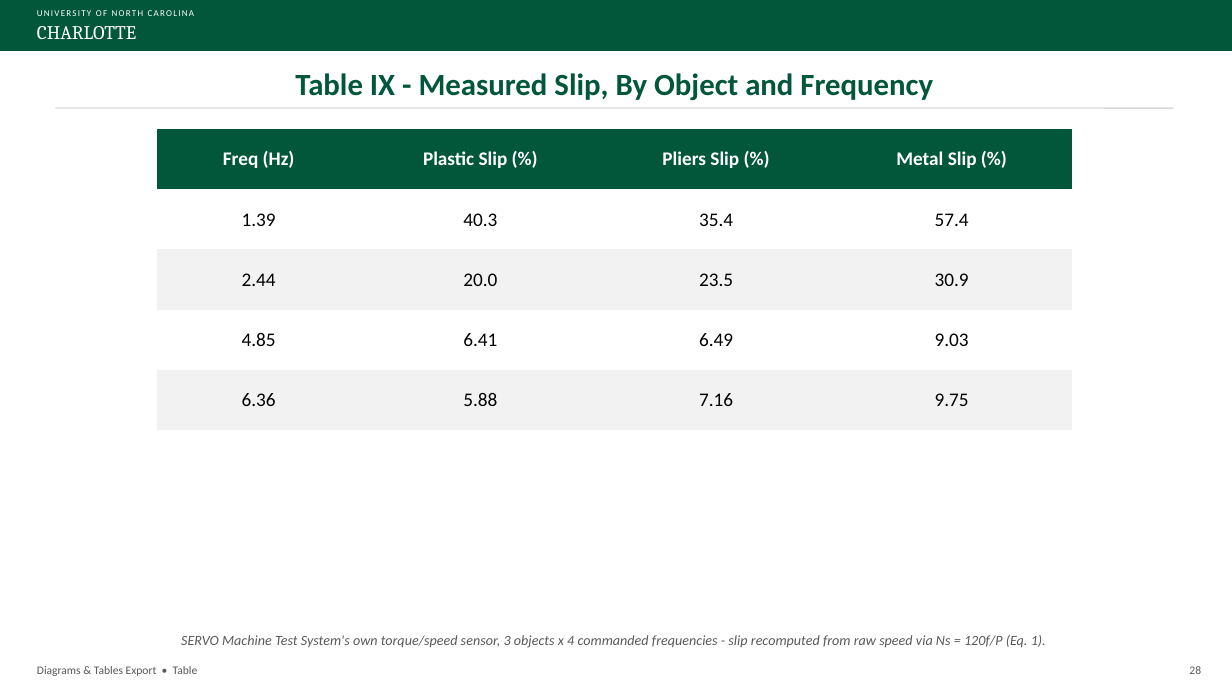
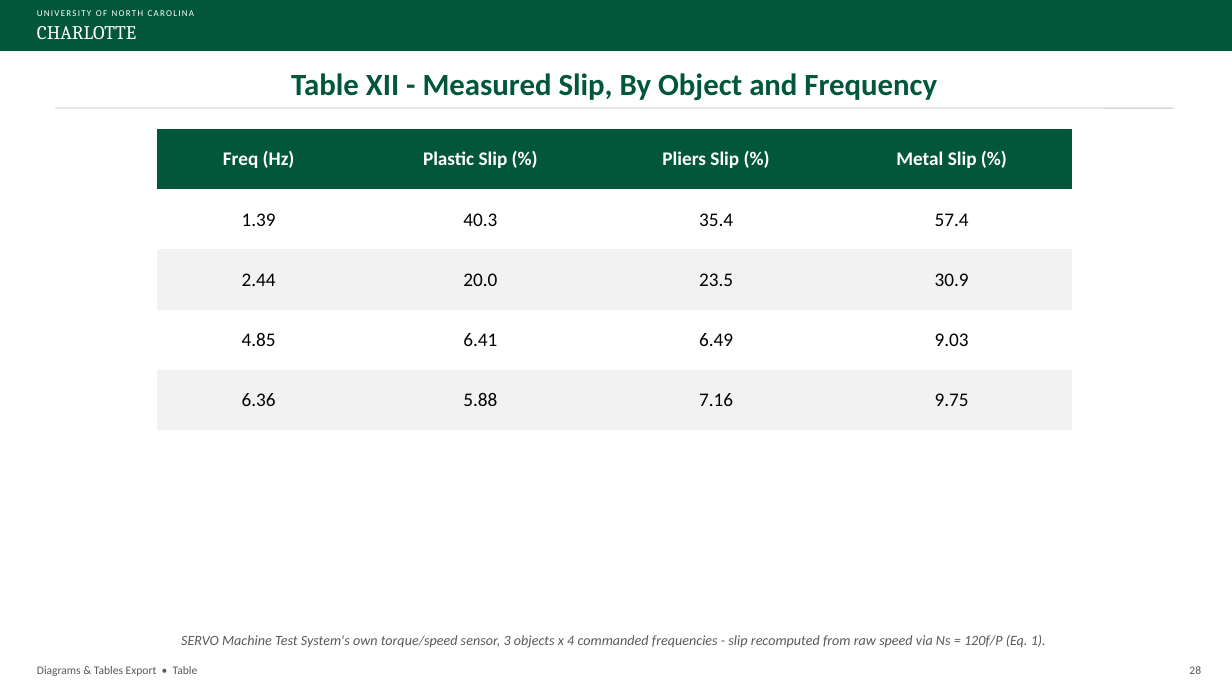
Before and after one commit to David-4529/Capstone, a slide deck: slide 28 of docs/paper/Sensorless_Load_Estimation_Diagrams_Tables_Export_Rev13.pptx. Drawn at 1232x693 pixels with LibreOffice and Linux fonts; fonts in the diff are those of the drawing. Boxes give left, top, right and bottom in pixels: in the first picture for what was removed or moved away, otherwise in the second. Text is boxed around its words. In the diff, an @@ line names an element or a change of style, - is before the commit and + after.

```diff
--- a/docs/paper/Sensorless_Load_Estimation_Diagrams_Tables_Export_Rev13.pptx
+++ b/docs/paper/Sensorless_Load_Estimation_Diagrams_Tables_Export_Rev13.pptx
@@ text at (x1=291, y1=73, x2=937, y2=101): text changed @@
-Table IX - Measured Slip, By Object and Frequency
+Table XII - Measured Slip, By Object and Frequency
```
Also in this commit, not shown: 4 other slides changed.
